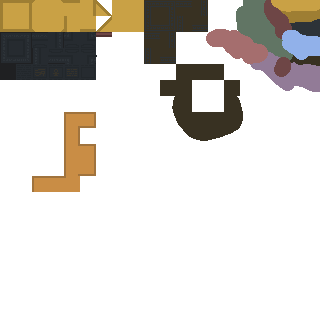
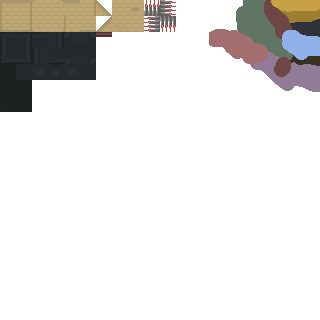
The second 320x320 image is a revision of the first. Changes to its layers:
painted on "Background" over [left=0, top=0, right=243, bottom=192]
added layer "edging" (55%) above "solid" over [left=0, top=0, right=112, bottom=32]
added layer "solid" above "Layer" over [left=0, top=0, right=144, bottom=112]
